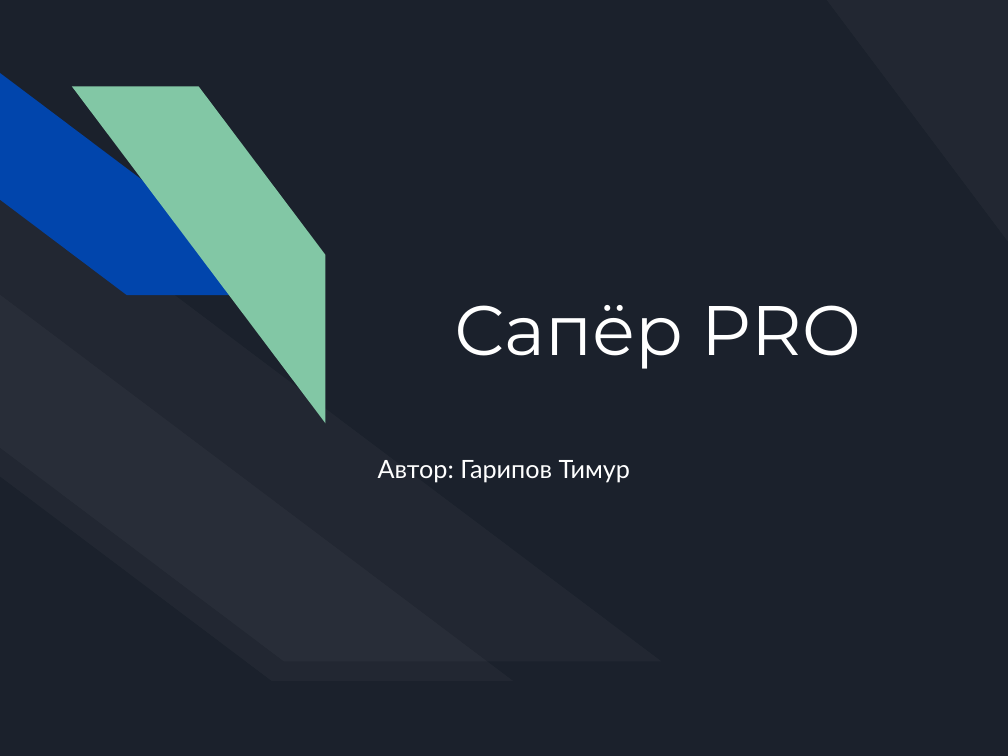
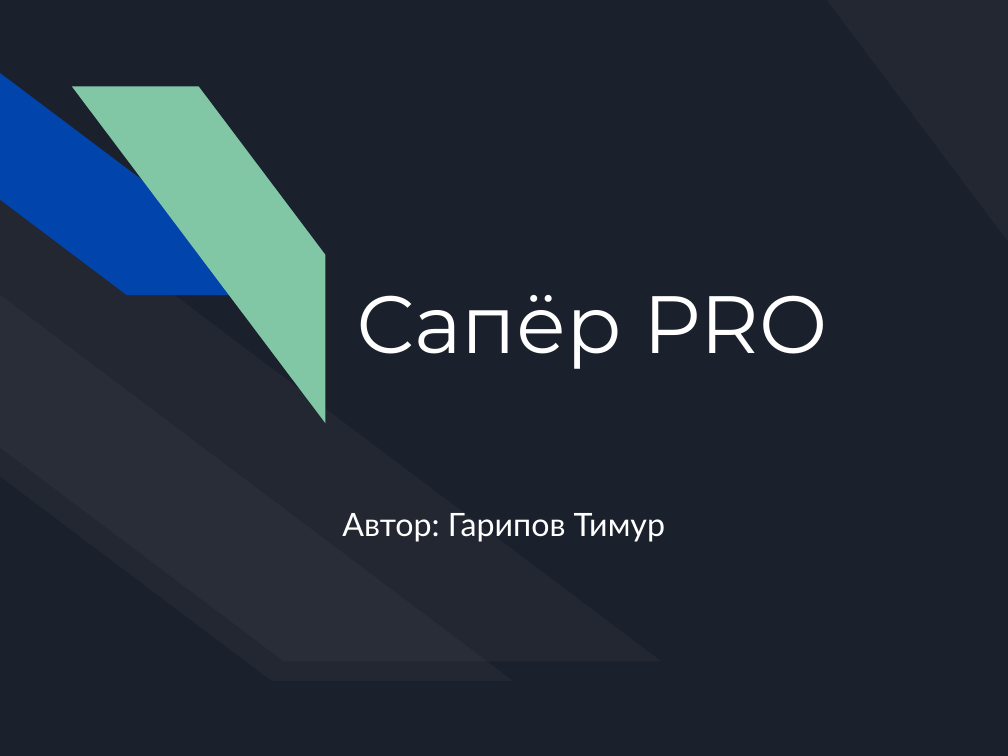
Before and after one commit to Timurazavr/YANDEX_PROJECT, a slide deck: slide 1 of Призентация.pptx. Drawn at 1008x756 pixels with LibreOffice and Linux fonts; fonts in the diff are those of the drawing. Boxes give left, top, right and bottom in pixels: in the first picture for what was removed or moved away, otherwise in the second. Text is boxed around its words. In the diff, an @@ line names an element or a change of style, - is before the commit and + after.

Commit message:
final

```diff
--- a/Призентация.pptx
+++ b/Призентация.pptx
@@ title "Сапёр PRO": place and size @@
-title "Сапёр PRO" at [455,305,861,369]
+title "Сапёр PRO" at [357,295,827,369]
@@ title "Сапёр PRO" at [357,295,827,369]: size 50 to 58 pt @@
@@ subtitle "Автор: Гарипов Тимур": place and size @@
-subtitle "Автор: Гарипов Тимур" at [378,460,630,483]
+subtitle "Автор: Гарипов Тимур" at [342,513,665,542]
@@ subtitle "Автор: Гарипов Тимур" at [342,513,665,542]: size 18 to 23 pt @@
```
